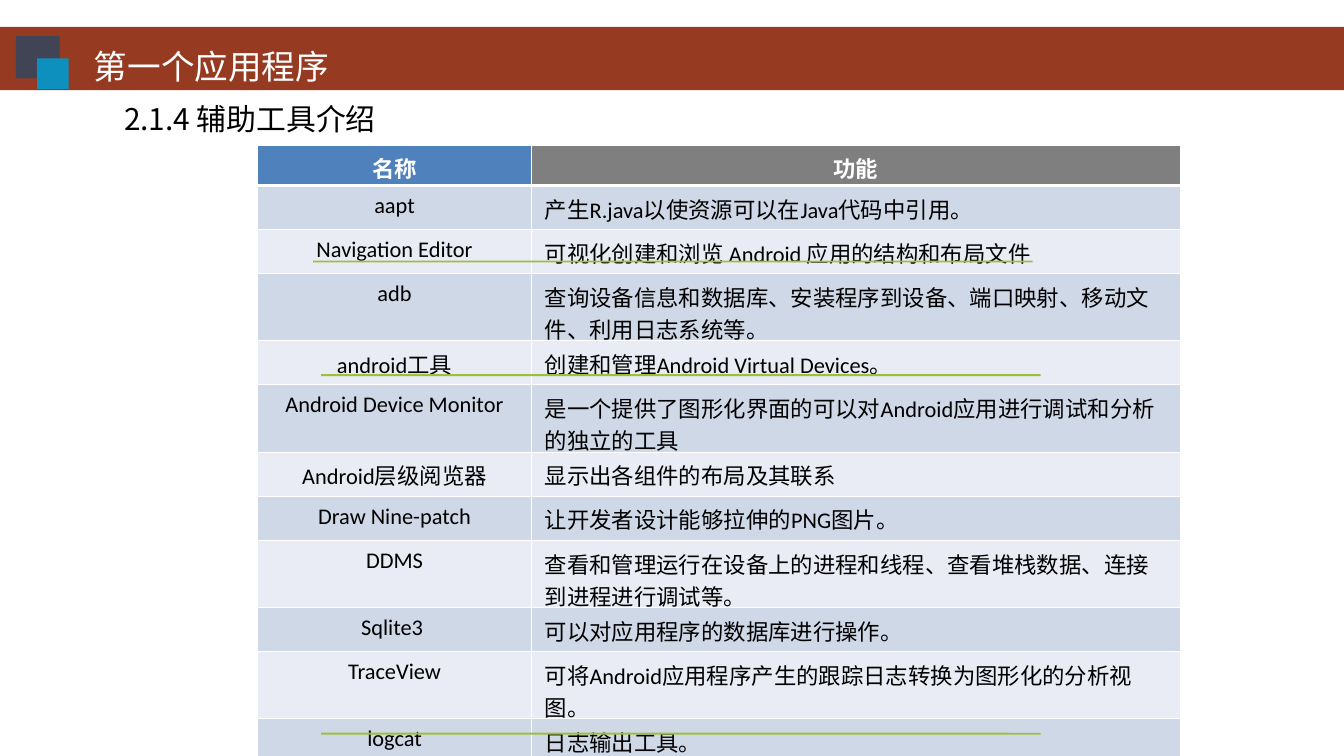
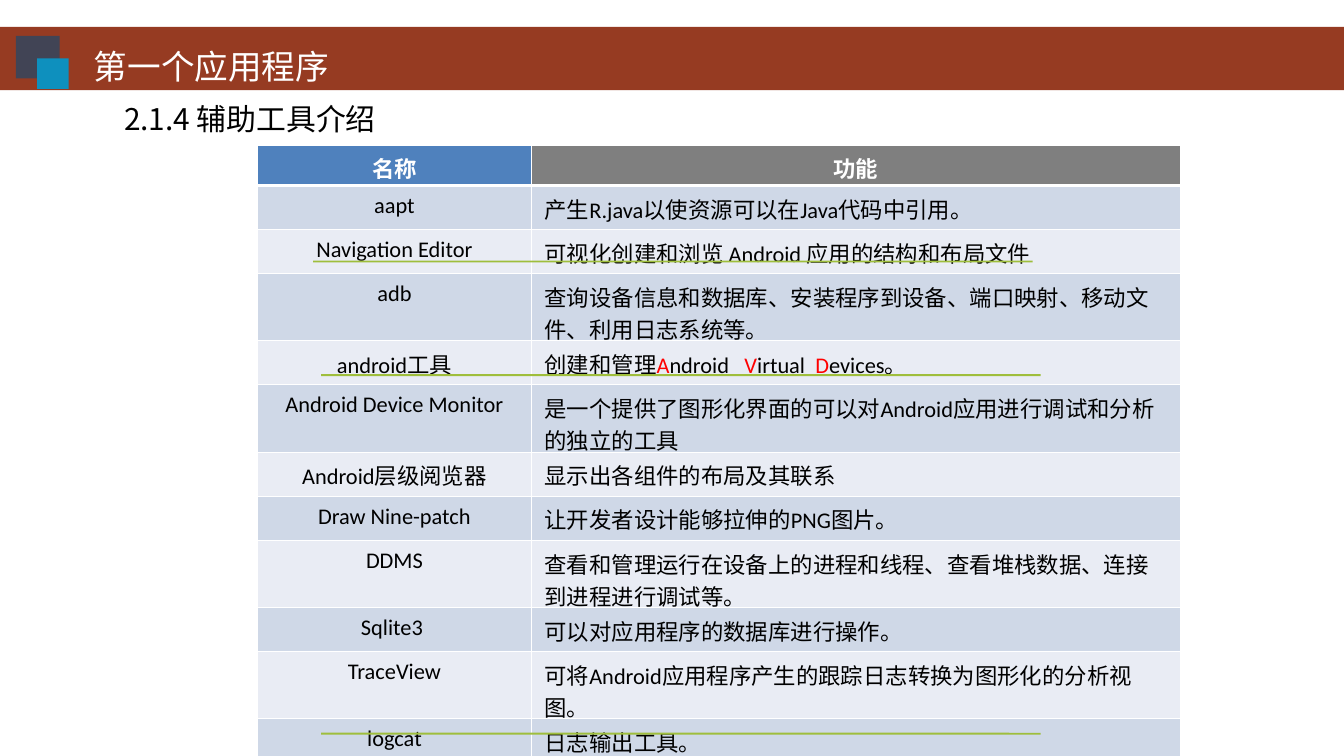
Before and after one commit to HBU/Android-PPT, a slide deck: slide 15 of 02.0 -- 首个程序 -- 第02章.ppt. Drawn at 1344x756 pixels with LibreOffice and Linux fonts; fonts in the diff are those of the drawing; background and template pictures are left out. Boxes give left, top, right and bottom in pixels: in the first picture for what was removed or moved away, otherwise in the second. Text is boxed around its words. In the diff, an @@ line names an element or a change of style, - is before the commit and + after.

```diff
--- a/02.0 -- 首个程序 -- 第02章.ppt
+++ b/02.0 -- 首个程序 -- 第02章.ppt
@@ table at (258,145,1180,756) @@
@@ text colour #000000 to #FF0000 in "创建和管理Android Virtual Devices。" @@
```
Also in this commit, not shown: 4 other slides changed, 2 other files.
